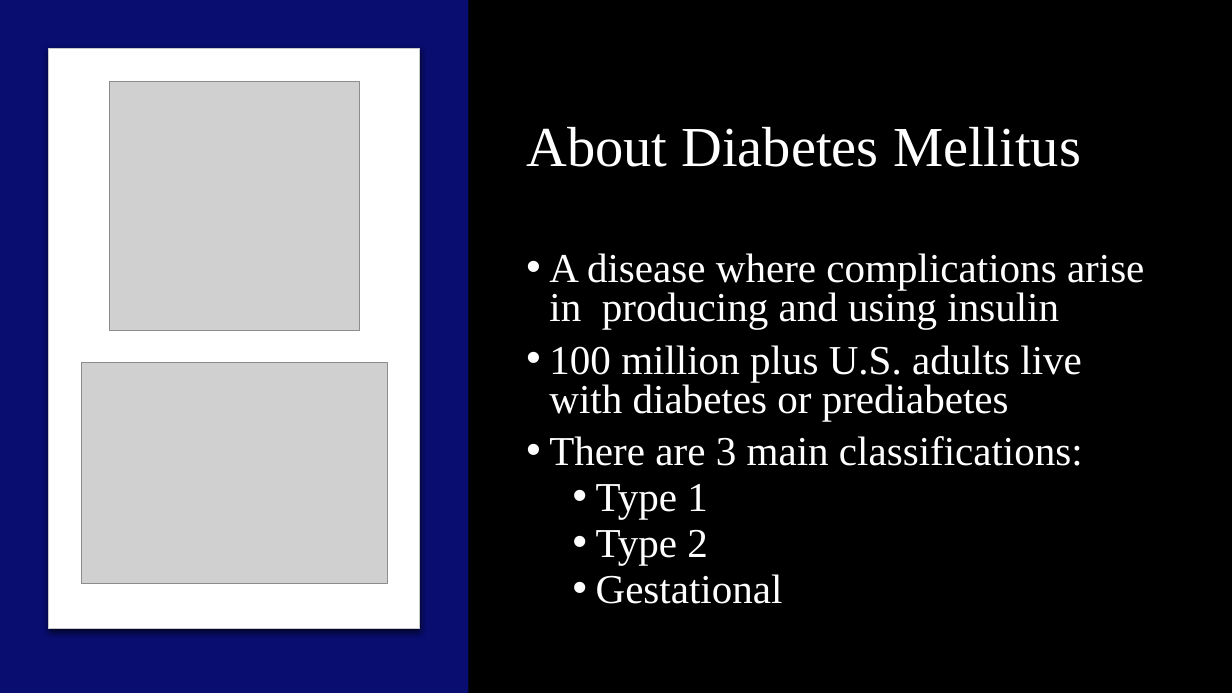
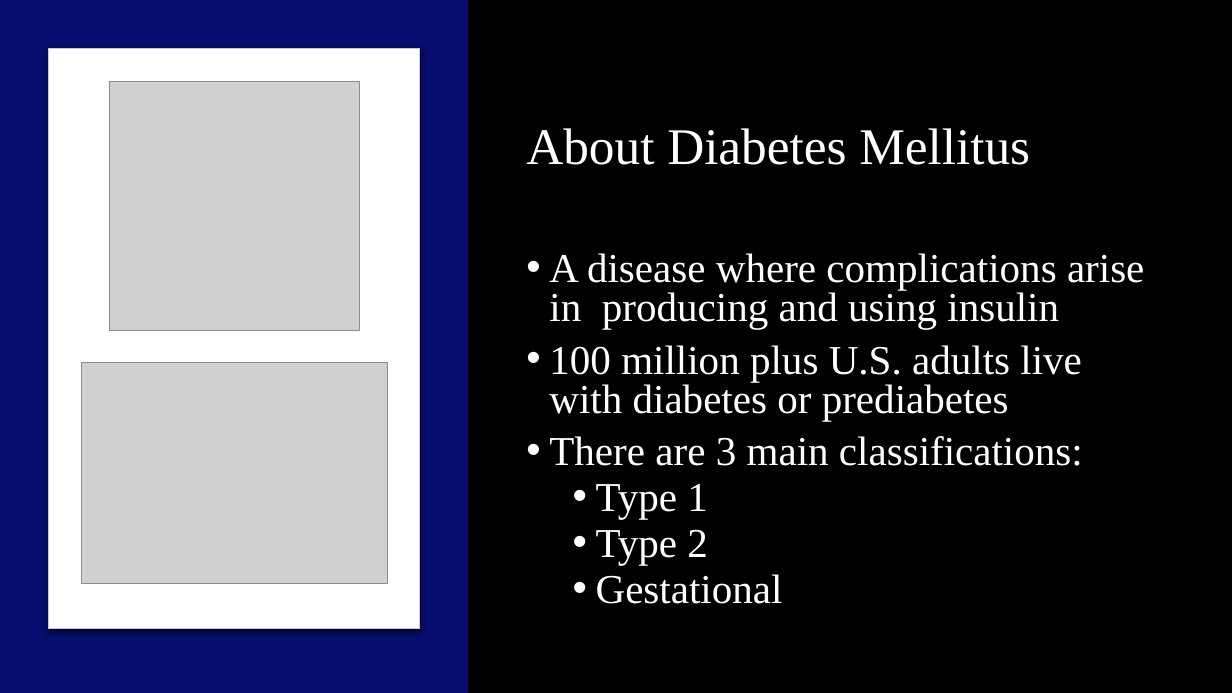
Before and after one commit to imw2/Diabetes-Diagnosis-Prediction, a slide deck: slide 4 of Presentation/FinalPresentationWittler.pptx. Drawn at 1232x693 pixels with LibreOffice and Linux fonts; fonts in the diff are those of the drawing; grey boxes stand for pictures. Boxes give left, top, right and bottom in pixels: in the first picture for what was removed or moved away, otherwise in the second. Text is boxed around its words. In the diff, an @@ line names an element or a change of style, - is before the commit and + after.

```diff
--- a/Presentation/FinalPresentationWittler.pptx
+++ b/Presentation/FinalPresentationWittler.pptx
@@ title "About Diabetes Mellitus" at [526, 128, 1030, 165]: size 44 to 40 pt @@
```
Also in this commit, not shown: 10 other slides changed, 1 slide added, 1 slide removed.
